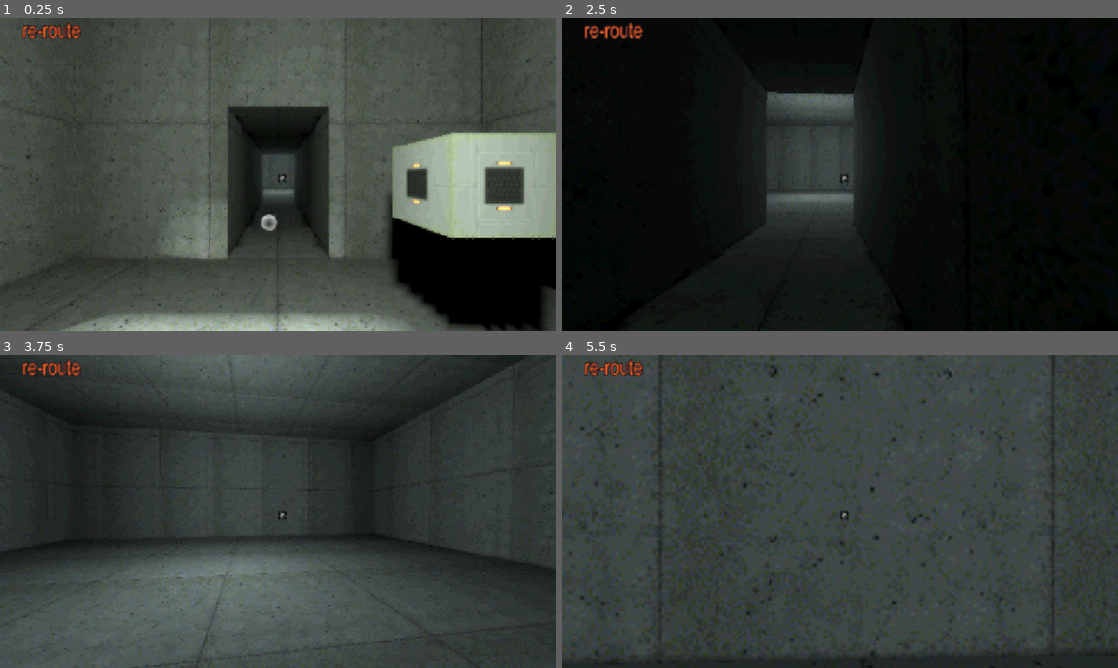
Above: before the commit, frames 1-4 (two rows, left to right).
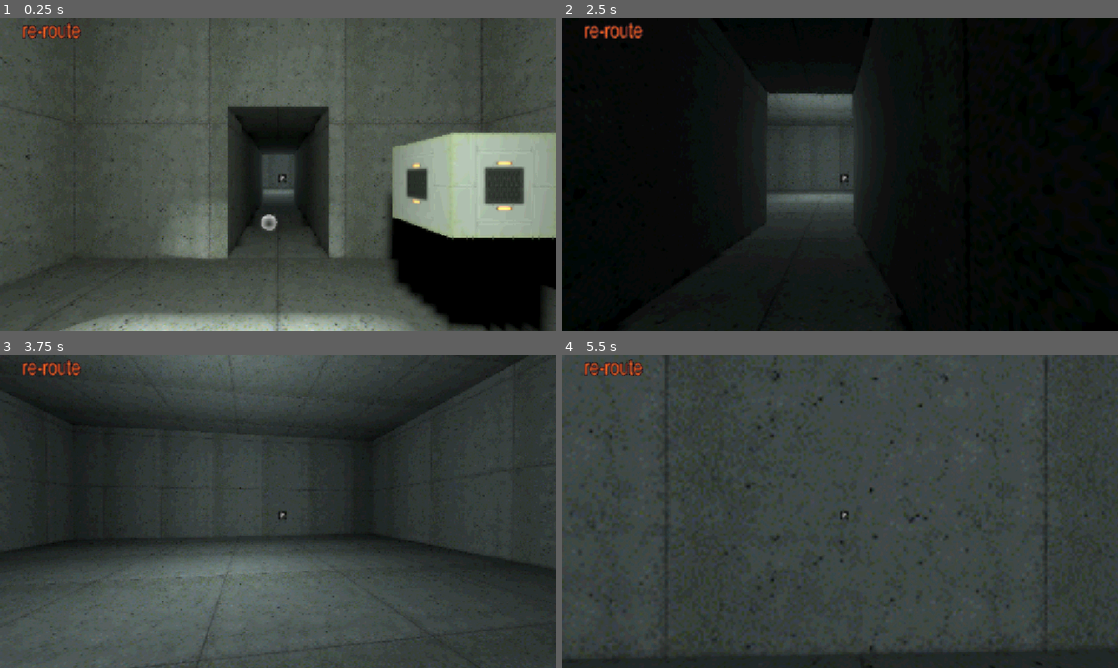
Above: after the commit, the same moments.

Repository: shagower/RE-ROUTE
Game: Godot game, scene res://main.tscn
The game is run twice, just before and just after one commit, with the same random seed, the same clock (stepped at 60 frames per second) and the same inputs.
Inputs (mouse positions are in pixels of both pictures, inside the frame that each line leads up to):
- Up to frame 1 (0.25 s): no input
- Up to frame 2 (2.5 s): tap Enter at 0.5 s; move the mouse to (867, 174) at 0.52 s; hold W (char_up) from 0.53 s (still down); tap Ctrl (char_crouch) at 0.6 s; tap Space (char_jump) at 0.77, 1.52 s; move the mouse to (812, 174) at 1.27 s; tap Shift (char_sprint) at 1.35 s; move the mouse to (851, 168) at 2.02 s; tap E (interact) at 2.1 s
- Up to frame 3 (3.75 s): keep holding W (char_up); move the mouse to (272, 517) at 2.77 s; click (272, 517) at 2.85 s; tap Space (char_jump) at 3.02 s; move the mouse to (316, 514) at 3.52 s; tap Ctrl (char_crouch) at 3.6 s
- Up to frame 4 (5.5 s): keep holding W (char_up); tap Space (char_jump) at 3.77, 4.52 s; move the mouse to (795, 508) at 4.27 s; tap Shift (char_sprint) at 4.35 s; move the mouse to (845, 511) at 5.02 s; tap E (interact) at 5.1 s

The runs differ from the first frame. In frame 1, less than 0.1% of the frame differs, in the area x 13-57%, y 69-98%; in frame 2, less than 0.1%; in frame 3, less than 0.1%; in frame 4, 3.3%, in the area x 0-100%, y 0-98%.

Commit message:
world

Diff:
--- a/Assets/Materials/concrete_wall.tres
+++ b/Assets/Materials/concrete_wall.tres
@@ -8,5 +8,6 @@
 ao_texture_channel = 4
 uv1_scale = Vector3(0.25, 0.25, 0.25)
 uv1_triplanar = true
+uv1_world_triplanar = true
 uv2_triplanar = true
 texture_filter = 1
--- a/main.tscn
+++ b/main.tscn
@@ -35,6 +35,7 @@
 [node name="Map" type="Node3D" parent="." unique_id=718820290]
 
 [node name="Testroomobj" type="MeshInstance3D" parent="Map" unique_id=509985249 groups=["ObjectCollision", "PlayerCollision"]]
+transform = Transform3D(1.0017856, 0, 0, 0, 1.0017856, 0, 0, 0, 1.0017856, 0, 0, 0)
 material_override = ExtResource("2_h2yge")
 cast_shadow = 2
 gi_lightmap_texel_scale = 1.2967
